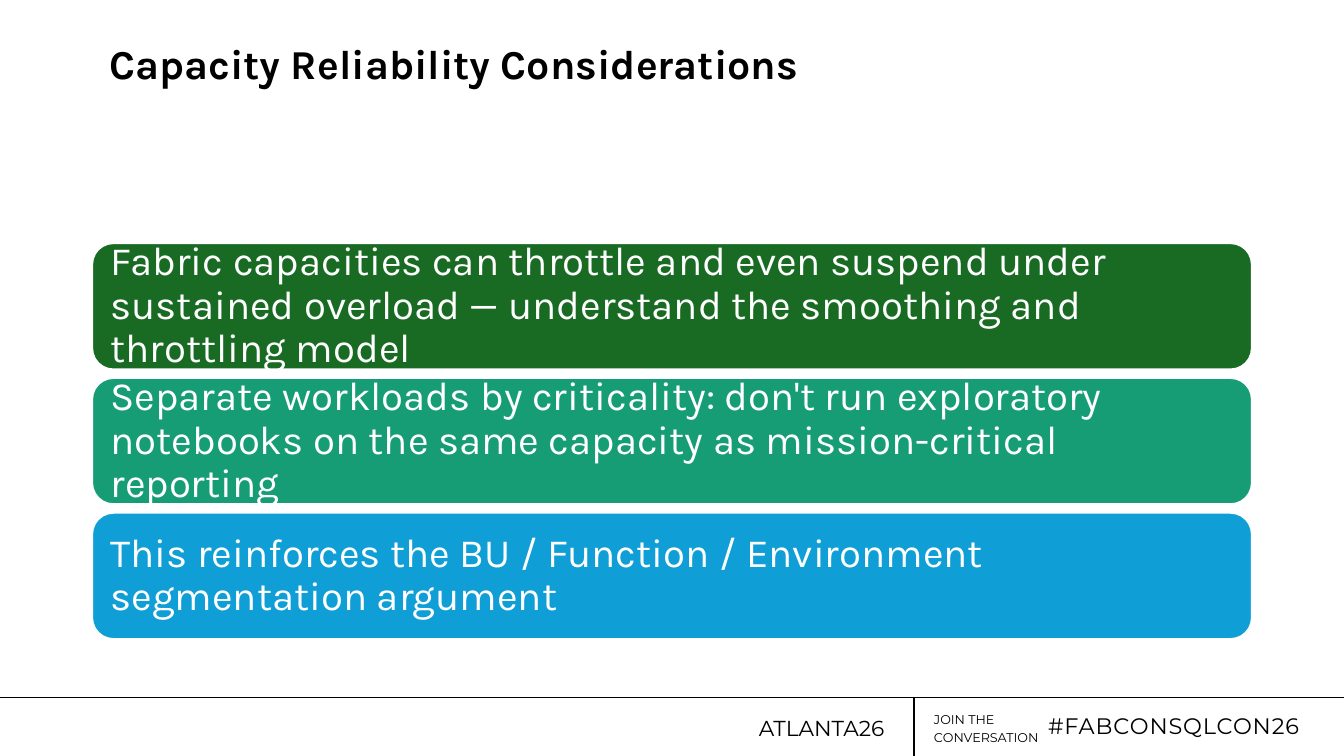
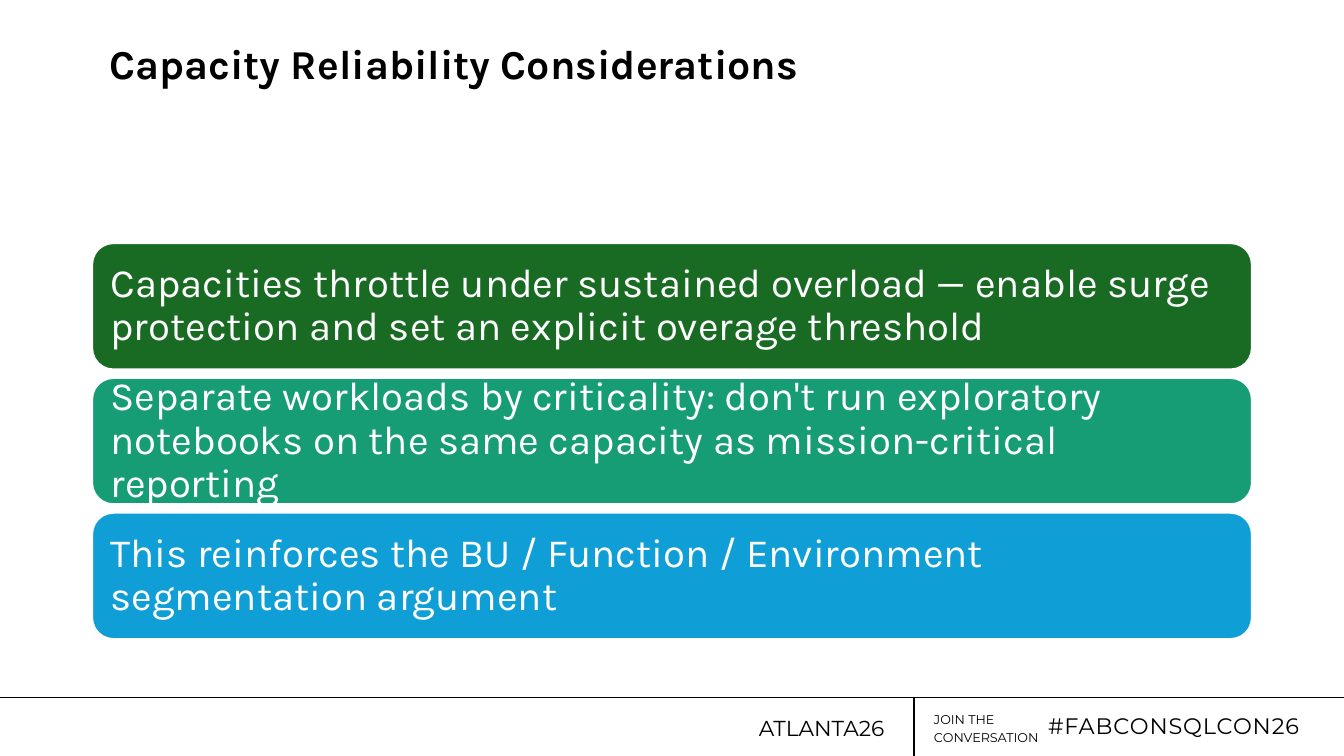
Before and after one commit to jdanton/FabricWAF, a slide deck: slide 23 of Dantoni_FabCon26-WAF.pptx (slide 22 before the commit). Drawn at 1344x756 pixels with LibreOffice and Linux fonts; fonts in the diff are those of the drawing; background and template pictures are left out. Boxes give left, top, right and bottom in pixels: in the first picture for what was removed or moved away, otherwise in the second. Text is boxed around its words. In the diff, an @@ line names an element or a change of style, - is before the commit and + after.

```diff
--- a/Dantoni_FabCon26-WAF.pptx
+++ b/Dantoni_FabCon26-WAF.pptx
@@ text at [111,269,1209,350]: text changed @@
-Fabric capacities can throttle and even suspend under sustained overload — understand the smoothing and throttling model
+Capacities throttle under sustained overload — enable surge protection and set an explicit overage threshold
```
Also in this commit, not shown: 7 other slides changed, 1 slide added, 5 slides removed.
